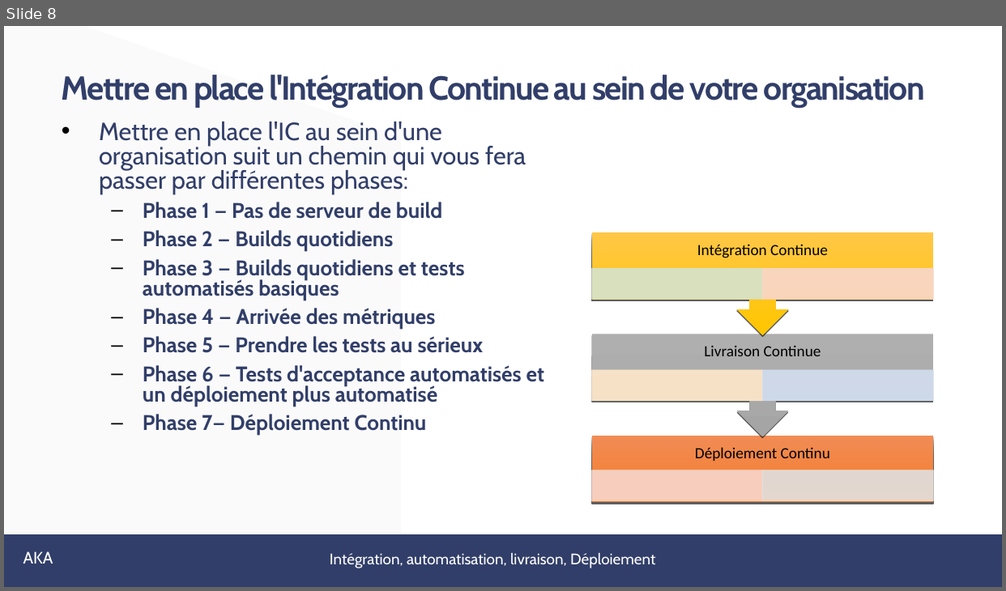
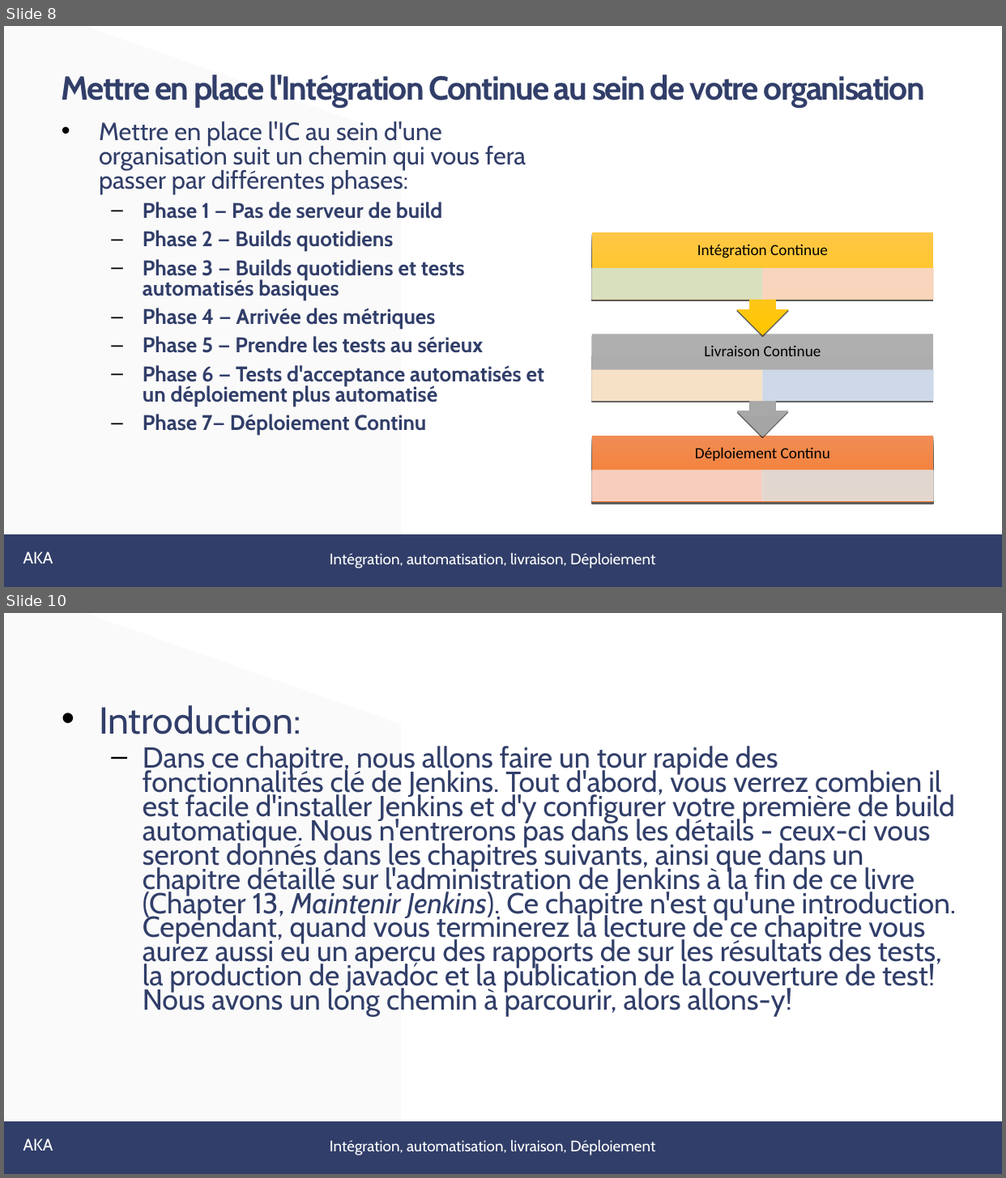
Before and after one commit to Badis42/mesprojets, a slide deck: projet_jenkins/Jenkins.odp. Shown one above the other, each under a label of ours: slide 8 before the commit, slides 8 and 10 after it; the slides between them are not shown. The pictures are 1006x591 and 1006x1178 pixels, drawn with LibreOffice and Linux fonts; fonts in the diff are those of the drawing. Boxes give left, top, right and bottom in pixels: in the first picture for what was removed or moved away, otherwise in the second. Text is boxed around its words. In the diff, an @@ line names an element or a change of style, - is before the commit and + after.

```diff
--- a/projet_jenkins/Jenkins.odp
+++ b/projet_jenkins/Jenkins.odp
@@ slide 10 added at [4,613,1002,1174], background #FFFFFF; not listed: 4 template elements that a slide beside it also shows @@
@@ text added at [99,705,957,1016], 27.8 pt, text #313E69 @@
+• Introduction:
+  – Dans ce chapitre, nous allons faire un tour rapide des fonctionnalités clé de Jenkins. Tout d'abord, vous verrez combien il est facile d'installer Jenkins et d'y configurer votre première de build automatique. Nous n'entrerons pas dans les détails - ceux-ci vous seront donnés dans les chapitres suivants, ainsi que dans un chapitre détaillé sur l'administration de Jenkins à la fin de ce livre (Chapter 13, Maintenir Jenkins). Ce chapitre n'est qu'une introduction. Cependant, quand vous terminerez la lecture de ce chapitre vous aurez aussi eu un aperçu des rapports de sur les résultats des tests, la production de javadoc et la publication de la couverture de test! Nous avons un long chemin à parcourir, alors allons-y!
```
Also in this commit, not shown: 1 slide changed, 2 other slides added, 28 other files.
